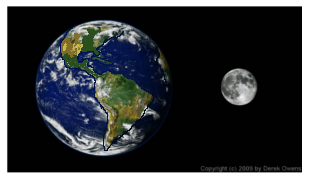
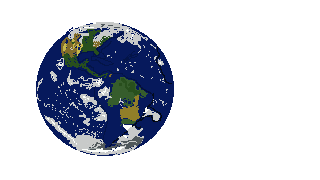
Revision of a layered w=320, h=180 image; what changed, layer by layer:
added layer "Layer #1" above "Layer copy" over [37, 22, 168, 155]
added layer "Layer copy" above "Pasted Layer copy" over [60, 27, 172, 151]
painted on "Layer" over [36, 22, 174, 156]
hid "Pasted Layer", painted on it over [6, 6, 302, 173]
hid "Background", painted on it over [6, 6, 302, 173]
